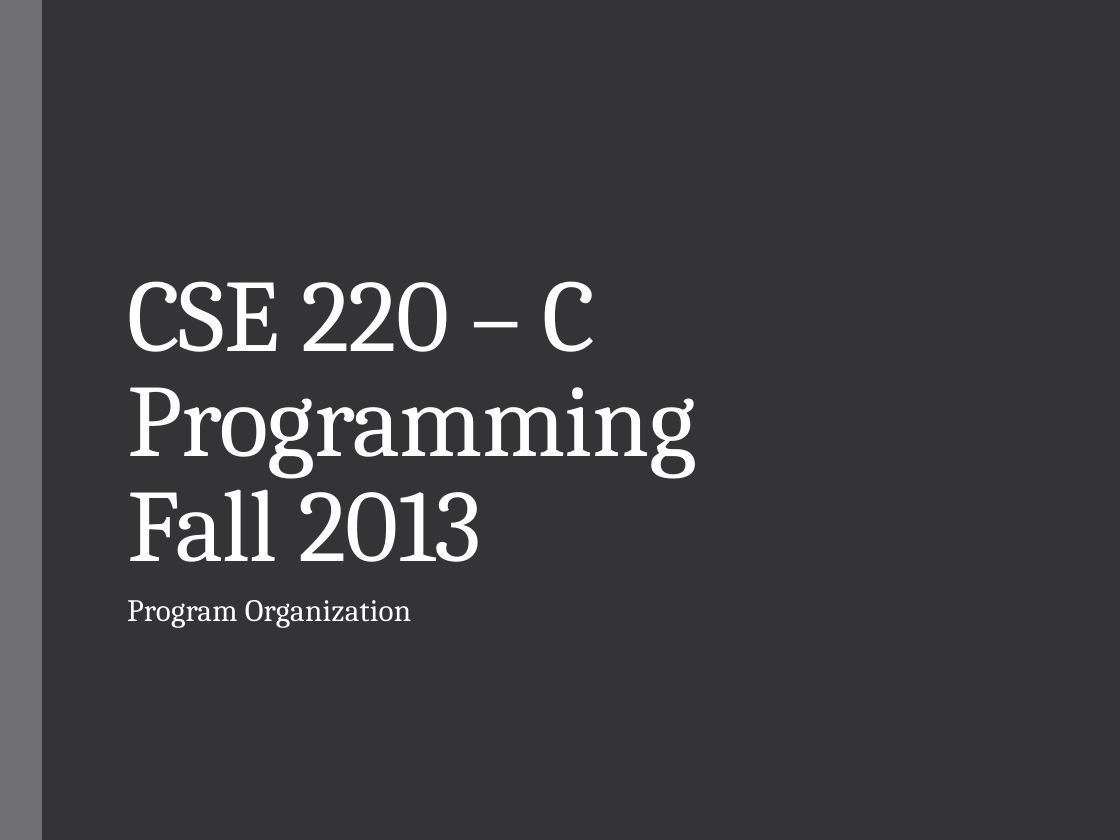
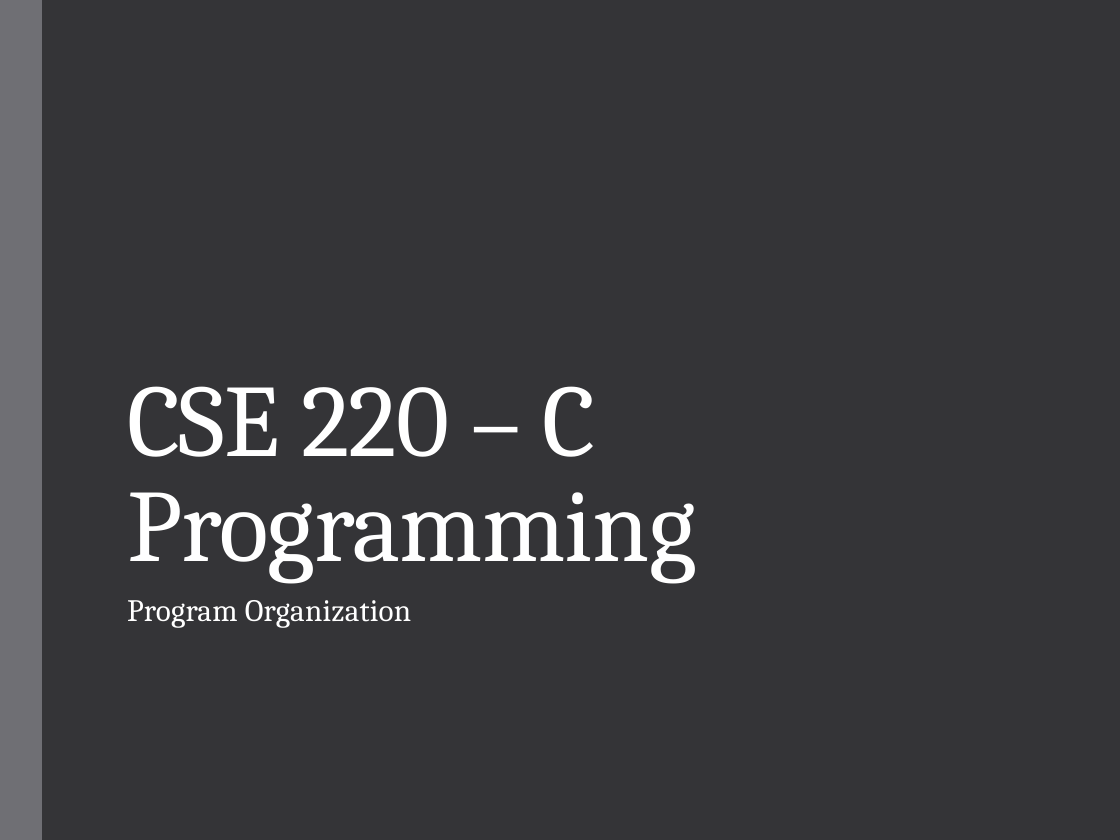
Before and after one commit to geneti/cse220_2020fall, a slide deck: slide 1 of Lectures/cse220-15-program-organization.pptx. Drawn at 1120x840 pixels with LibreOffice and Linux fonts; fonts in the diff are those of the drawing. Boxes give left, top, right and bottom in pixels: in the first picture for what was removed or moved away, otherwise in the second. Text is boxed around its words. In the diff, an @@ line names an element or a change of style, - is before the commit and + after.

Commit message:
lecture 21

```diff
--- a/Lectures/cse220-15-program-organization.pptx
+++ b/Lectures/cse220-15-program-organization.pptx
@@ title at (127, 386, 696, 583): text changed @@
-CSE 220 – C Programming
-Fall 2013
+CSE 220 – C Programming
```
Also in this commit, not shown: 3 other files.
